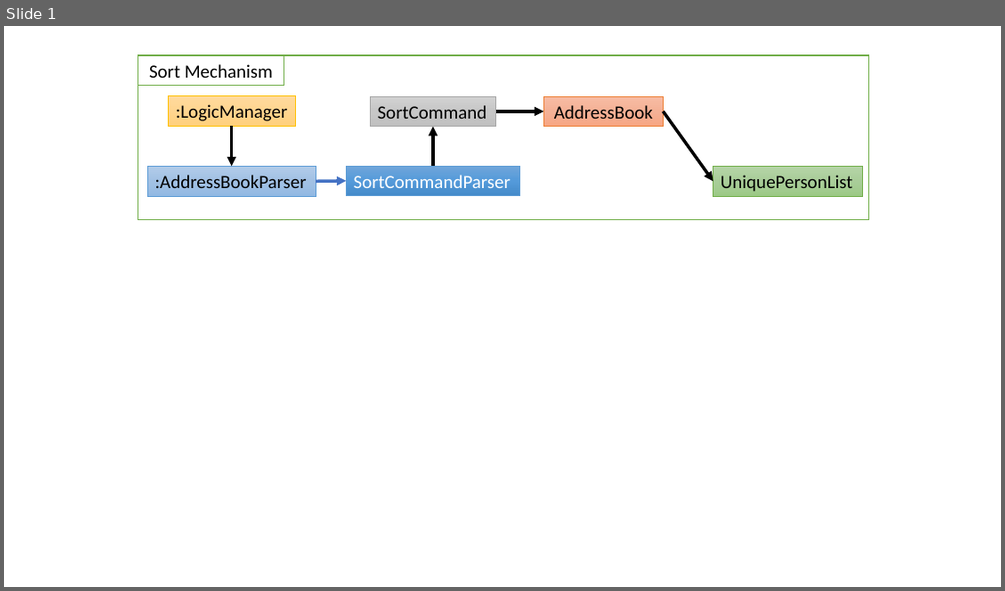
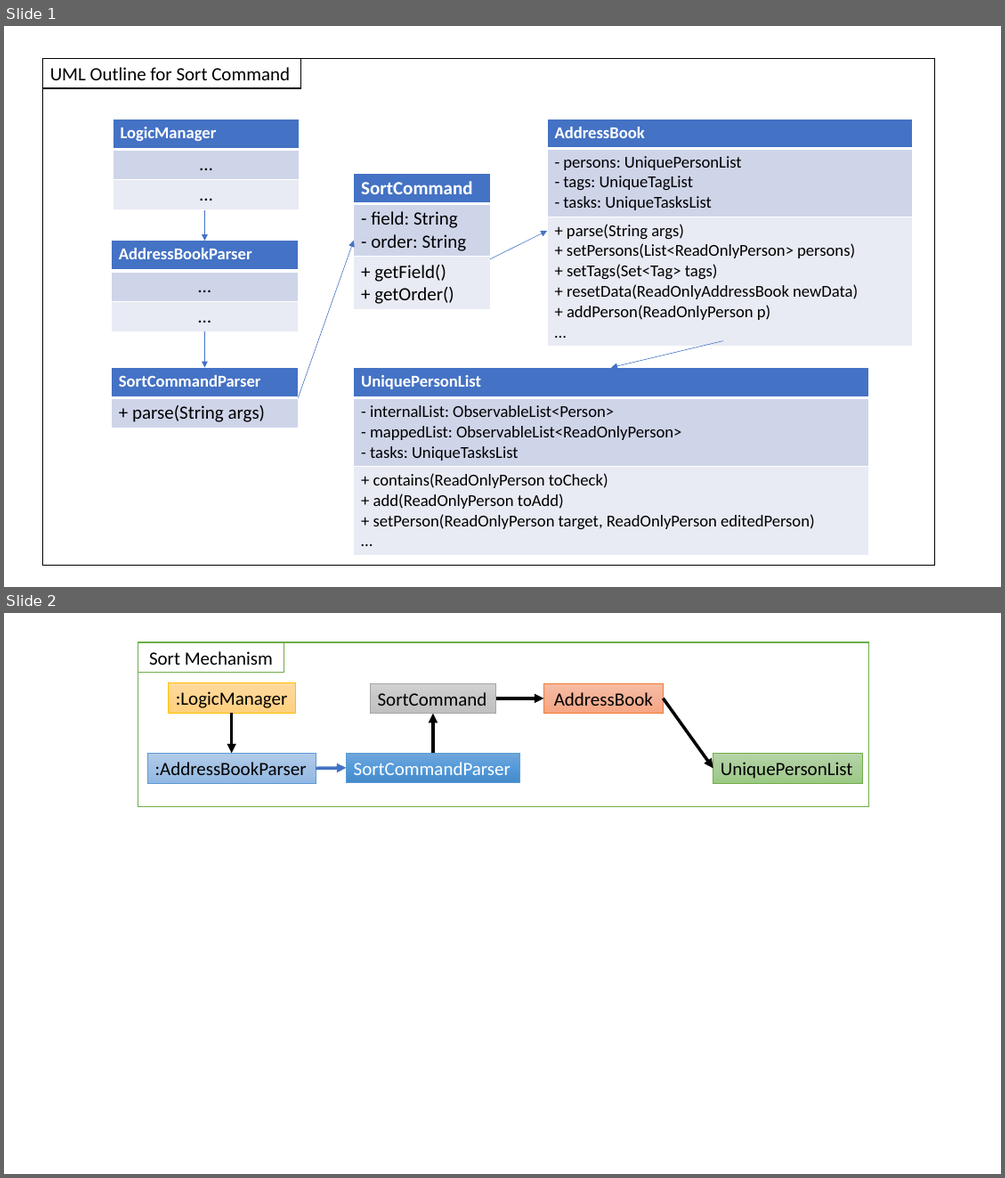
Before and after one commit to wangyiming1019/main, a slide deck: docs/diagrams/SortCommandDiagrams.pptx. Shown one above the other, each under a label of ours: slide 1 before the commit, slides 1 and 2 after it. The pictures are 1005x591 and 1005x1178 pixels, drawn with LibreOffice and Linux fonts; fonts in the diff are those of the drawing. Boxes give left, top, right and bottom in pixels: in the first picture for what was removed or moved away, otherwise in the second. Text is boxed around its words. In the diff, an @@ line names an element or a change of style, - is before the commit and + after.

Commit message:
[DEVGUIDE] Added UML outline for sort command

```diff
--- a/docs/diagrams/SortCommandDiagrams.pptx
+++ b/docs/diagrams/SortCommandDiagrams.pptx
@@ slide 1 added at (4,26,1001,587), background #FFFFFF @@
@@ rectangle added at (43,58,935,565), fill #FFFFFF, outline #000000 1 pt @@
@@ rectangle added at (43,58,301,88), fill #FFFFFF, outline #000000 1 pt, 18 pt, text #000000 @@
+UML Outline for Sort Command
@@ table added at (113,119,299,210), 3 rows, 1 columns @@
+LogicManager
+…
+…
@@ table added at (547,119,912,342), 3 rows, 1 columns @@
+AddressBook
+- persons: UniquePersonList / - tags: UniqueTagList / - tasks: UniqueTasksList
++ parse(String args) / + setPersons(List<ReadOnlyPerson> persons) / + setTags(Set<Tag> tags) / + resetData(ReadOnlyAddressBook newData) / + addPerson(ReadOnlyPerson p) / …
@@ table added at (354,174,490,309), 3 rows, 1 columns @@
+SortCommand
+- field: String / - order: String
++ getField() / + getOrder()
@@ arrow added from (204, 210) to (204, 240), #4472C4 0.5 pt @@
@@ arrow added from (490, 259) to (547, 231), #4472C4 0.5 pt @@
@@ table added at (111,240,298,332), 3 rows, 1 columns @@
+AddressBookParser
+…
+…
@@ arrow added from (298, 398) to (354, 240), #4472C4 0.5 pt @@
@@ arrow added from (204, 332) to (204, 368), #4472C4 0.5 pt @@
@@ arrow added from (723, 341) to (611, 368), #4472C4 0.5 pt @@
@@ table added at (111,368,298,428), 2 rows, 1 columns @@
+SortCommandParser
++ parse(String args)
@@ table added at (354,368,869,553), 3 rows, 1 columns @@
+UniquePersonList
+- internalList: ObservableList<Person> / - mappedList: ObservableList<ReadOnlyPerson> / - tasks: UniqueTasksList
++ contains(ReadOnlyPerson toCheck) / + add(ReadOnlyPerson toAdd) / + setPerson(ReadOnlyPerson target, ReadOnlyPerson editedPerson) / …
@@ what was slide 1 is now slide 2 @@
```
Also in this commit, not shown: 2 other files.
